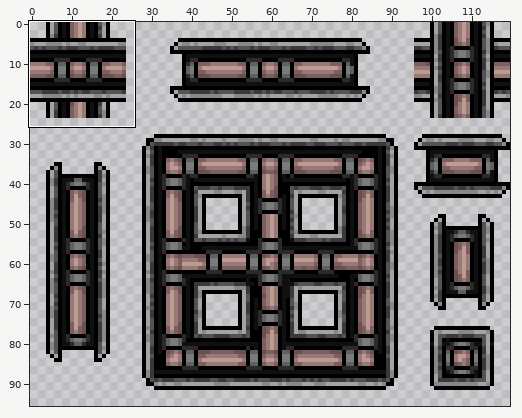
Two versions of one sprite sheet, Terrain/Blocks/pipeblock.png. The first picture is a wide view before the edit; the outline marks the close-up.
Close-up. The starting point:
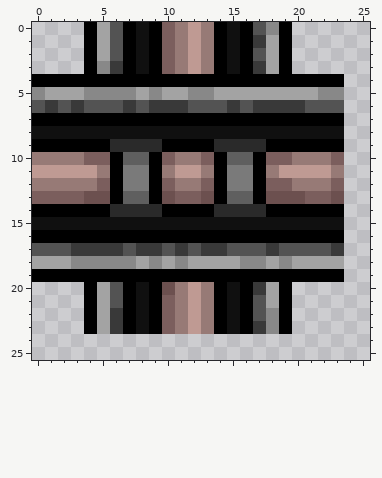
The file is 120x96 pixels. Shown: x 0..25, y 0..25. The commit also changed other parts of the picture, which this record leaves out.
After the commit:
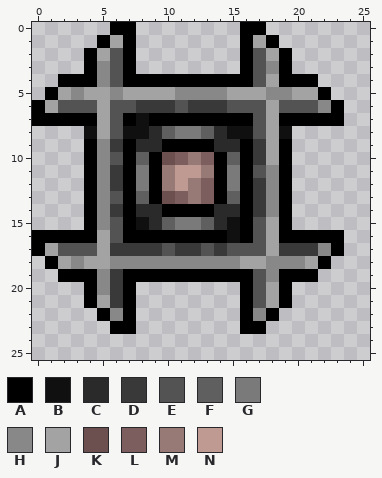
Palette (. is transparent): A #000000  B #101010  C #2a2a2a  D #393939  E #535353  F #5f5f5f  G #7a7a7a  H #888888  J #a3a3a3  K #6c504f  L #7b5e5d  M #977a76  N #bf9a93
The exact change:
@@ x 0..25 @@
- 0 ....AJEABALMNMABAEHA......
- 1 ....AJEABALMNMABADJA......
- 2 ....AJEABALMNMABAEJA......
- 3 ....AHDABALMNMABADJA......
- 4 AAAAAAAAAAAAAAAAAAAAAAAA..
- 5 HJJJHHHHJHJJHHJJJJJJJJHH..
- 6 EDEDEEEDEDDDEEEDEDDDDEEE..
- 7 AAAAAAAAAAAAAAAAAAAAAAAA..
- 8 BBBBBBBBBBBBBBBBBBBBBBBB..
- 9 AAAAAACCCCAAAACCCCAAAAAA..
-10 MMMMLLAFFALMMLAFFALLMMML..
-11 NNNNNMAGGAMNNMAGGAMNNNNM..
-12 MMMMMLAGGALMMLAGGALLMMML..
-13 LLLLKKAFFAKLLKAFFAKKKLLK..
-14 AAAAAACCCCAAAACCCCAAAAAA..
-15 BBBBBBBBBBBBBBBBBBBBBBBB..
-16 AAAAAAAAAAAAAAAAAAAAAAAA..
-17 EEEDDDDEDDEDEDDEEEDEEEED..
-18 JJJHHHHHJHJHJJJJHHJHJJJJ..
-19 AAAAAAAAAAAAAAAAAAAAAAAA..
-20 ....AJEABAKMNMABADJA......
-21 ....AJEABALMNMABAEJA......
-22 ....AJDABALMNMABAEHA......
-23 ....AJDABALMNMABADHA......
+ 0 ......AA........AA........
+ 1 .....AJA........AJA.......
+ 2 ....AJEA........AEJA......
+ 3 ....AHEA........AEHA......
+ 4 ..AAAHEAAAAAAAAAAEJAAA....
+ 5 .AJHJJHJJJJHHHHJJJHHJJA...
+ 6 AJEEEJEEDDDEDDDEEEJEEEHA..
+ 7 AAAAAJEABAAAAAAAAEJAAAAA..
+ 8 ....BJEBBCFGGFCBBEJB......
+ 9 ....AHDACCAAAACCADJA......
+10 ....AHEAFAKLMLAFADJA......
+11 ....AHDAGAMNNMAGAEHA......
+12 ....AHDAGAMNMLAGADHA......
+13 ....AHEAFAKLMLAFADHA......
+14 ....AHDACCAAAACCADHA......
+15 ....AHEABCFGGFCBAEJA......
+16 AAAAAJEAAAAAAAABAEJAAAAA..
+17 AJEEEJDDDDEDDEDEEEJDDDHA..
+18 .AJHJJHHHHHHHHHHJJHHHJA...
+19 ..AAAHDAAAAAAAAAAEHAAA....
+20 ....AHDA........AEJA......
+21 ....AJDA........AEJA......
+22 .....AHA........AHA.......
+23 ......AA........AA........
 24 ..........................
Changed places in both close-ups, as pixel boxes (x1, y1, x2, y2):
changed: (32, 22, 344, 334)
